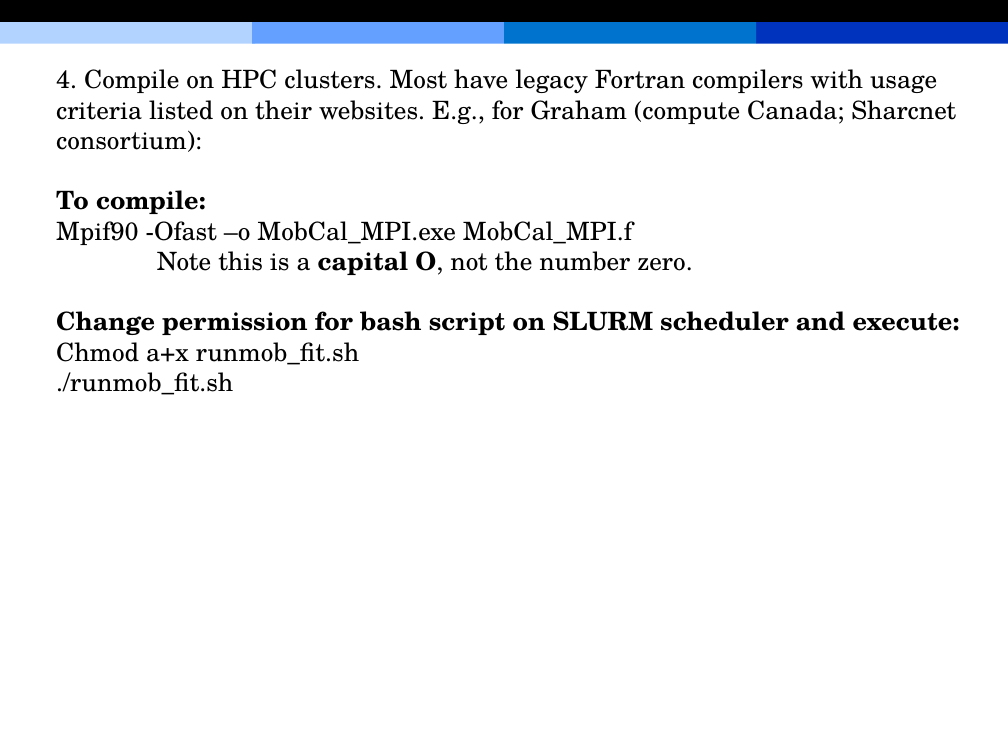
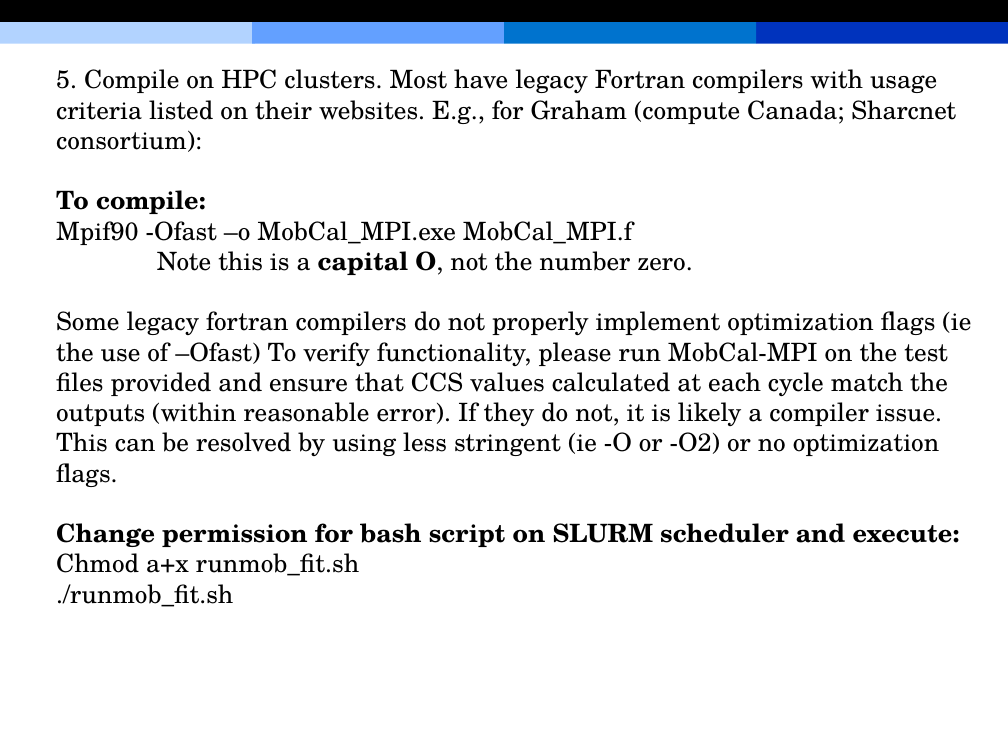
Before and after one commit to HopkinsLaboratory/MobCal-MPI, a slide deck: slide 26 of MobCal_MPI.pptx. Drawn at 1008x756 pixels with LibreOffice and Linux fonts; fonts in the diff are those of the drawing; background and template pictures are left out. Boxes give left, top, right and bottom in pixels: in the first picture for what was removed or moved away, otherwise in the second. Text is boxed around its words. In the diff, an @@ line names an element or a change of style, - is before the commit and + after.

```diff
--- a/MobCal_MPI.pptx
+++ b/MobCal_MPI.pptx
@@ text at (x1=56, y1=69, x2=956, y2=152): text changed @@
-4. Compile on HPC clusters. Most have legacy Fortran compilers with usage criteria listed on their websites. E.g., for Graham (compute Canada; Sharcnet consortium):
+5. Compile on HPC clusters. Most have legacy Fortran compilers with usage criteria listed on their websites. E.g., for Graham (compute Canada; Sharcnet consortium):
@@ text at (x1=56, y1=311, x2=971, y2=487): paragraph added @@
+Some legacy fortran compilers do not properly implement optimization flags (ie the use of –Ofast) To verify functionality, please run MobCal-MPI on the test files provided and ensure that CCS values calculated at each cycle match the outputs (within reasonable error). If they do not, it is likely a compiler issue. This can be resolved by using less stringent (ie -O or -O2) or no optimization flags.
```
Also in this commit, not shown: 3 other slides changed.
